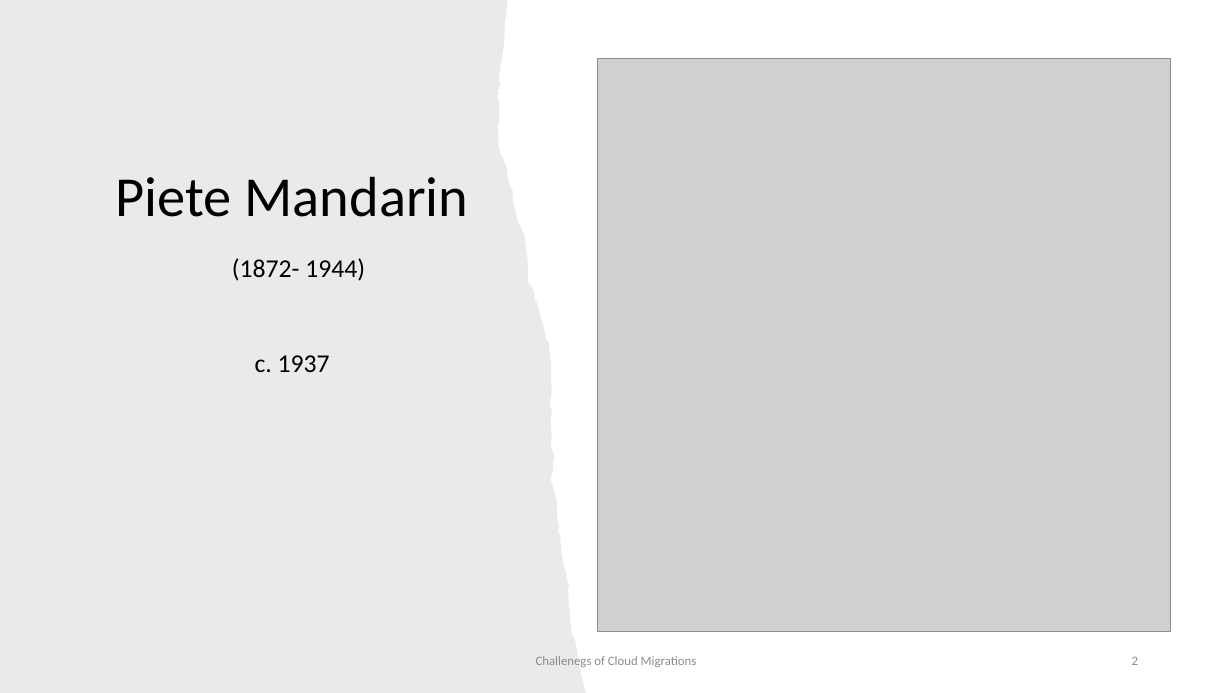
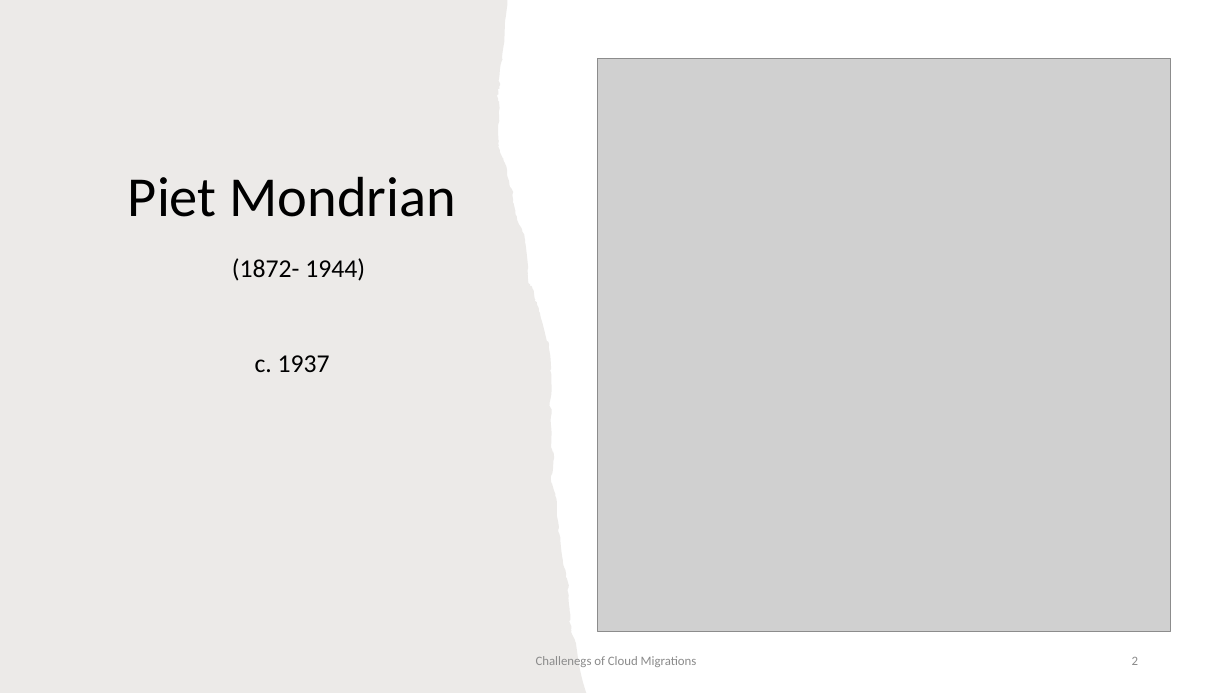
Before and after one commit to wrijugh/techtalks, a slide deck: slide 2 of slides/Challenges-of-Cloud-Migrations-Aug22.pptx. Drawn at 1232x693 pixels with LibreOffice and Linux fonts; fonts in the diff are those of the drawing; grey boxes stand for pictures. Boxes give left, top, right and bottom in pixels: in the first picture for what was removed or moved away, otherwise in the second. Text is boxed around its words. In the diff, an @@ line names an element or a change of style, - is before the commit and + after.

```diff
--- a/slides/Challenges-of-Cloud-Migrations-Aug22.pptx
+++ b/slides/Challenges-of-Cloud-Migrations-Aug22.pptx
@@ title at [128, 176, 456, 372]: text changed @@
-Piete Mandarin
-(1872- 1944)
-c. 1937
+Piet Mondrian
+(1872- 1944)
+c. 1937
```
Also in this commit, not shown: 1 other slide changed.
